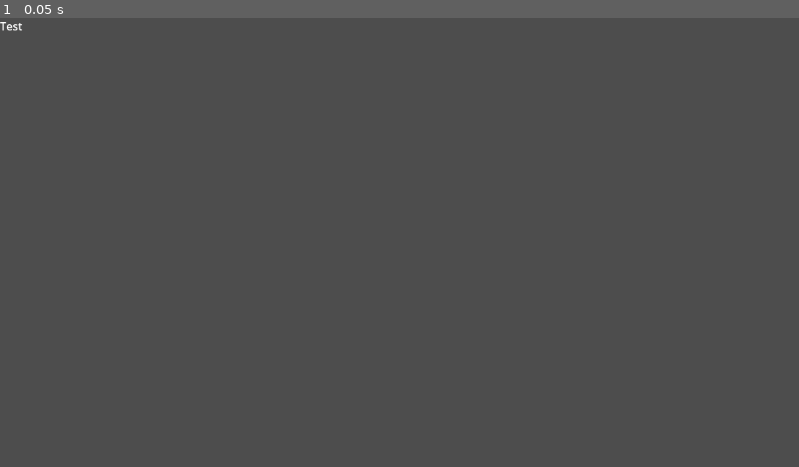
Above: before the commit, frame 1.
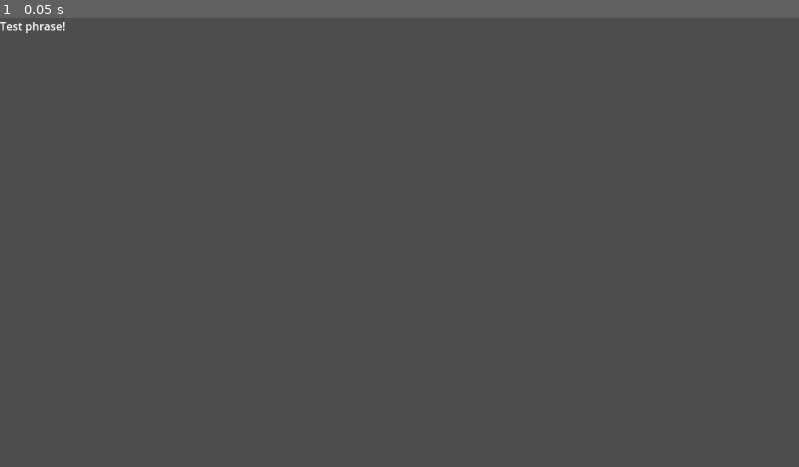
Above: after the commit, the same moment.

Repository: JacobStauch/globalbeanjam24
Game: Godot game, scene res://assets/Scenes/Objects/PromptHandler.tscn
The game is run twice, just before and just after one commit, with the same random seed, the same clock (stepped at 60 frames per second) and the same inputs. This scene is started directly instead of the project's main scene.
Inputs:
- Up to frame 1 (0.05 s): no input

The runs differ from the first frame. In frame 1, less than 0.1% of the frame differs, in the area x 3-9%, y 0-4%.

Commit message:
Starter implementation for Prompt Handler, sets flag when prompt complete, colors letters based on correct/incorrect letters

Diff:
--- a/assets/Scenes/Objects/PromptHandler.tscn
+++ b/assets/Scenes/Objects/PromptHandler.tscn
@@ -6,7 +6,8 @@
 script = ExtResource("1_4k6ch")
 
 [node name="RichTextLabel" type="RichTextLabel" parent="."]
-offset_right = 69.0
+offset_right = 122.0
 offset_bottom = 64.0
-text = "Test"
+bbcode_enabled = true
+text = "Test phrase!"
 scroll_active = false
--- a/assets/Scripts/PromptHandler.gd
+++ b/assets/Scripts/PromptHandler.gd
@@ -1,5 +1,27 @@
 extends Node2D
 
+@export var green = Color("#63f565")
+@export var red = Color("#a63537")
+
+@onready var promptLabel: RichTextLabel = $RichTextLabel
+@onready var promptText: String = promptLabel.text
+@onready var promptArray: Array = convertPromptTextToArray(promptText)
+@onready var curIndex: int = 0
+@onready var isDone: bool = false
+
+# TODO:
+# 1. Handle typing one prompt (Done)
+# 2. Change letter color based on correct or incorrect typing (Done)
+# 3. Begin implementing flags so each prompt manager
+# will know whether there are active queries (has a letter been matched in any prompt)
+# by listening to the game manager so letters typed in the middle of a prompt will
+# not trigger the first letter in another prompt to be considered as typed
+# 4. Add flag to only change incorrect letters to red if it is an active query
+# so that every other prompt doesn't flash a red letter when typing the first letter
+# for the desired prompt
+# 5. Once a query in the active queries has been completed, the others should have
+# colors and progress reset
+# 6. Block repeated key-presses while key is pressed (wait until the key is released)
 
 # Called when the node enters the scene tree for the first time.
 func _ready():
@@ -9,3 +31,61 @@
 # Called every frame. 'delta' is the elapsed time since the previous frame.
 func _process(delta):
 	pass
+
+func _input(event):
+	if event is InputEventKey and event.is_pressed():
+		var letterTyped = OS.get_keycode_string(event.unicode)
+		print("Letter typed: ", letterTyped)
+		checkChar(letterTyped)
+
+func convertPromptTextToArray(prompt: String):
+	var promptArray: Array
+	for char in prompt:
+		if (char == " "):
+			promptArray.append("Space")
+		elif (char == "."):
+			promptArray.append("Period")
+		elif (char == "!"):
+			promptArray.append("Exclam")
+		else:
+			promptArray.append(char)
+	print("Prompt array: ", promptArray)
+	return promptArray
+
+func checkChar(letter: String):
+	if (!isDone):
+		# Correct letter
+		if (letter == promptArray.front()):
+			promptArray.pop_front()
+			setLabelCorrectCharsGreen()
+			if (promptArray.size() == 0):
+				isDone = true
+				print("Prompt finished")
+			else:
+				curIndex += 1
+		# Incorrect letter
+		else:
+			if (letter != ""):
+				setLabelNextCharRed()
+
+
+
+func setLabelCorrectCharsGreen():
+	promptLabel.parse_bbcode(
+		colorChar(promptText.substr(0, curIndex+1), green) +
+		promptText.substr(curIndex+1, promptText.length())
+	)
+
+func setLabelNextCharRed():
+	promptLabel.parse_bbcode(
+		colorChar(promptText.substr(0, curIndex), green) +
+		colorChar(promptText[curIndex], red) +
+		promptText.substr(curIndex+1, promptText.length())
+	)
+
+func colorChar(chars: String, color: Color) -> String:
+	print ("String to color: ", chars)
+	return "[color=" + color.to_html(false) + "]" + chars + "[/color]"
+
+func resetLabelColors():
+	pass
